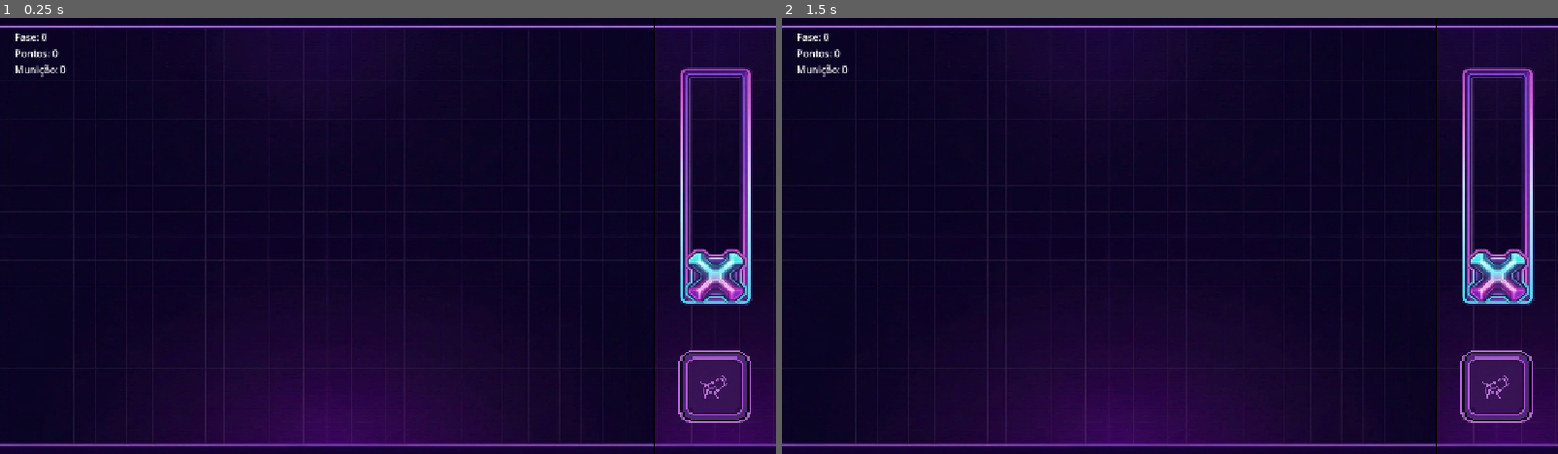
Above: before the commit, frames 1-2 (left to right).
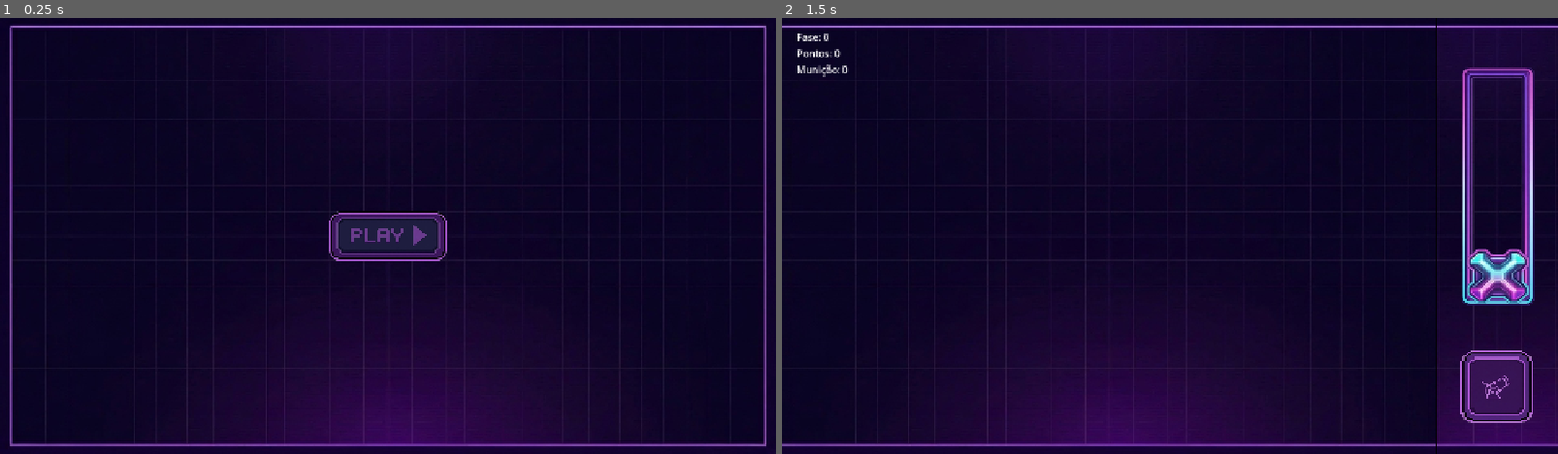
Above: after the commit, the same moments.

Repository: Zidan-09/Arc-Impact
Game: Godot game, scene res://screens/home.tscn
Two runs of this game, one before a commit and one after it. Both use one fixed random seed, a clock stepped at 60 frames per second and the inputs below. Before the commit the project starts from res://screens/game.tscn.
Inputs (mouse positions are in pixels of both pictures, inside the frame that each line leads up to):
- Up to frame 1 (0.25 s): no input
- Up to frame 2 (1.5 s): click (1170, 236) at 0.52 s; click (1495, 388) at 1.25 s

The runs differ from the first frame. In frame 1, 8.2% of the frame differs, in the area x 0-100%, y 0-100%; in frame 2, nothing differs.

Commit message:
feat(play-button): implemented the play button that goes to Game screen

Diff:
--- /dev/null
+++ b/components/play-button/PlayButton.tscn
@@ -0,0 +1,23 @@
+[gd_scene format=3 uid="uid://d1u475kwrl2io"]
+
+[ext_resource type="Texture2D" uid="uid://dqam4mej0vwei" path="res://assets/buttons/play/inactive_play.png" id="1_uv6g0"]
+[ext_resource type="Texture2D" uid="uid://ddx0ihlfm4lmc" path="res://assets/buttons/play/active_play.png" id="2_cv7cc"]
+[ext_resource type="Script" uid="uid://drofepjf4vwdo" path="res://components/play-button/play_button.gd" id="3_cv7cc"]
+
+[node name="Play" type="TextureButton" unique_id=1159510543]
+anchors_preset = 8
+anchor_left = 0.5
+anchor_top = 0.5
+anchor_right = 0.5
+anchor_bottom = 0.5
+offset_left = -100.0
+offset_top = -50.0
+offset_right = 100.0
+offset_bottom = 50.0
+grow_horizontal = 2
+grow_vertical = 2
+texture_normal = ExtResource("1_uv6g0")
+texture_pressed = ExtResource("2_cv7cc")
+ignore_texture_size = true
+stretch_mode = 5
+script = ExtResource("3_cv7cc")
--- /dev/null
+++ b/components/play-button/play_button.gd
@@ -0,0 +1,7 @@
+extends TextureButton
+
+func _ready() -> void:
+	pressed.connect(_on_pressed)
+
+func _on_pressed() -> void:
+	get_tree().change_scene_to_file("res://screens/game.tscn")
--- a/project.godot
+++ b/project.godot
@@ -12,7 +12,7 @@
 
 config/name="Arc Impact"
 config/description="Um jogo de puzzle e precisão em 2D onde o jogador controla um canhão futurista para acertar um alvo …(194 unchanged characters)…
-run/main_scene="uid://c5seybfpkbukl"
+run/main_scene="uid://dumyp43ikp2a4"
 config/features=PackedStringArray("4.7", "Mobile")
 config/icon="uid://d1mb38w5gs31u"
 
--- /dev/null
+++ b/screens/home.tscn
@@ -0,0 +1,21 @@
+[gd_scene format=3 uid="uid://dumyp43ikp2a4"]
+
+[ext_resource type="Texture2D" uid="uid://rrnqcx88qao5" path="res://assets/background/background.jpg" id="1_xi7s7"]
+[ext_resource type="PackedScene" uid="uid://d1u475kwrl2io" path="res://components/play-button/PlayButton.tscn" id="2_xtd6d"]
+
+[node name="Home" type="Control" unique_id=1216157525]
+layout_mode = 3
+anchors_preset = 15
+anchor_right = 1.0
+anchor_bottom = 1.0
+grow_horizontal = 2
+grow_vertical = 2
+
+[node name="Background" type="TextureRect" parent="." unique_id=2059246852]
+layout_mode = 0
+offset_right = 40.0
+offset_bottom = 40.0
+texture = ExtResource("1_xi7s7")
+
+[node name="Play" parent="." unique_id=1159510543 instance=ExtResource("2_xtd6d")]
+layout_mode = 1
Binary file added: assets/buttons/play/active_play.png
Not shown, added: assets/buttons/play/active_play.png.import
Binary file added: assets/buttons/play/inactive_play.png
Not shown, added: assets/buttons/play/inactive_play.png.import
Not shown, added: components/play-button/play_button.gd.uid
